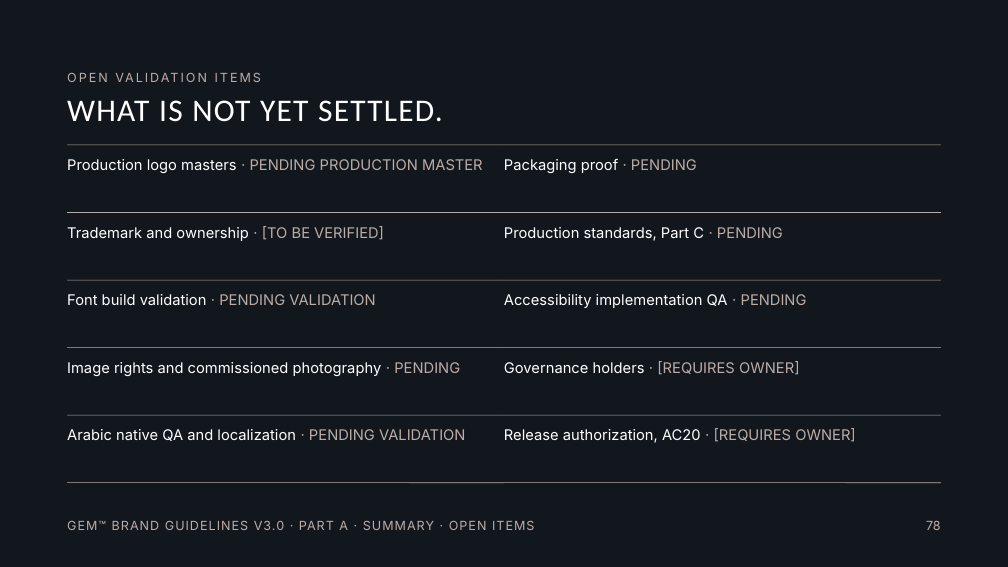
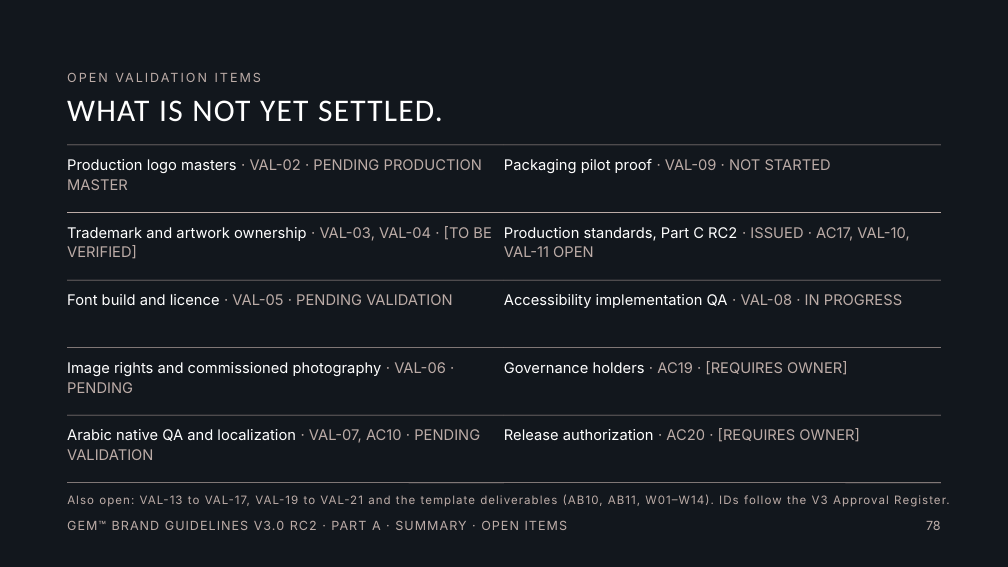
Before and after one commit to mashaelalh/GEM, a slide deck: slide 78 of GEM_V3_RC2/01_working/A-RC2.pptx. Drawn at 1008x567 pixels with LibreOffice and Linux fonts; fonts in the diff are those of the drawing. Boxes give left, top, right and bottom in pixels: in the first picture for what was removed or moved away, otherwise in the second. Text is boxed around its words. In the diff, an @@ line names an element or a change of style, - is before the commit and + after.

```diff
--- a/GEM_V3_RC2/01_working/A-RC2.pptx
+++ b/GEM_V3_RC2/01_working/A-RC2.pptx
@@ text at [67, 159, 482, 190]: text changed @@
-Production logo masters · PENDING PRODUCTION MASTER
+Production logo masters · VAL-02 · PENDING PRODUCTION MASTER
@@ text at [504, 159, 831, 173]: text changed @@
-Packaging proof · PENDING
+Packaging pilot proof · VAL-09 · NOT STARTED
@@ text at [67, 226, 491, 259]: text changed; text colour #FFFFFF to #BCACA7 @@
-Trademark and ownership · [TO BE VERIFIED]
+Trademark and artwork ownership · VAL-03, VAL-04 · [TO BE VERIFIED]
@@ text at [504, 227, 909, 257]: text changed; text colour #FFFFFF to #BCACA7 @@
-Production standards, Part C · PENDING
+Production standards, Part C RC2 · ISSUED · AC17, VAL-10, VAL-11 OPEN
@@ text at [67, 294, 452, 305]: text changed; text colour #FFFFFF to #BCACA7 @@
-Font build validation · PENDING VALIDATION
+Font build and licence · VAL-05 · PENDING VALIDATION
@@ text at [504, 294, 902, 308]: text changed @@
-Accessibility implementation QA · PENDING
+Accessibility implementation QA · VAL-08 · IN PROGRESS
@@ text at [67, 362, 446, 393]: text changed @@
-Image rights and commissioned photography · PENDING
+Image rights and commissioned photography · VAL-06 · PENDING
@@ text at [504, 361, 848, 375]: text changed; text colour #FFFFFF to #BCACA7 @@
-Governance holders · [REQUIRES OWNER]
+Governance holders · AC19 · [REQUIRES OWNER]
@@ text at [67, 429, 480, 460]: text changed; text colour #FFFFFF to #BCACA7 @@
-Arabic native QA and localization · PENDING VALIDATION
+Arabic native QA and localization · VAL-07, AC10 · PENDING VALIDATION
@@ text at [504, 428, 860, 442]: text changed; text colour #FFFFFF to #BCACA7 @@
-Release authorization, AC20 · [REQUIRES OWNER]
+Release authorization · AC20 · [REQUIRES OWNER]
@@ text added at [67, 494, 950, 507], 11 pt, text #BCACA7 @@
+Also open: VAL-13 to VAL-17, VAL-19 to VAL-21 and the template deliverables (AB10, AB11, W01–W14). IDs follow the V3 Approval Register.
@@ text at [67, 521, 568, 530]: text changed @@
-GEM™ BRAND GUIDELINES V3.0 · PART A · SUMMARY · OPEN ITEMS
+GEM™ BRAND GUIDELINES V3.0 RC2 · PART A · SUMMARY · OPEN ITEMS
```
Also in this commit, not shown: 63 other slides changed, 1 slide added, 4 other files.
